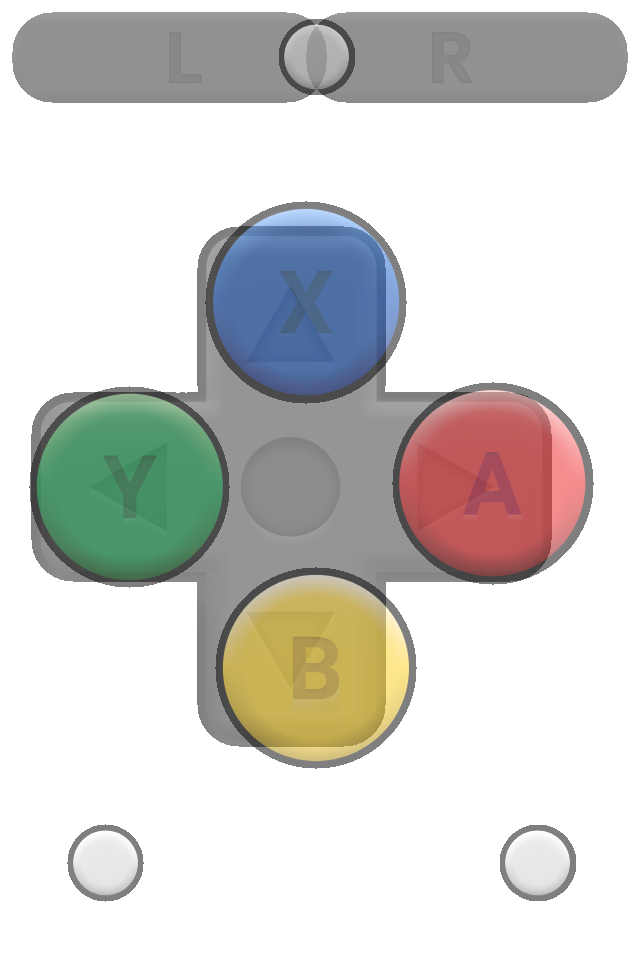
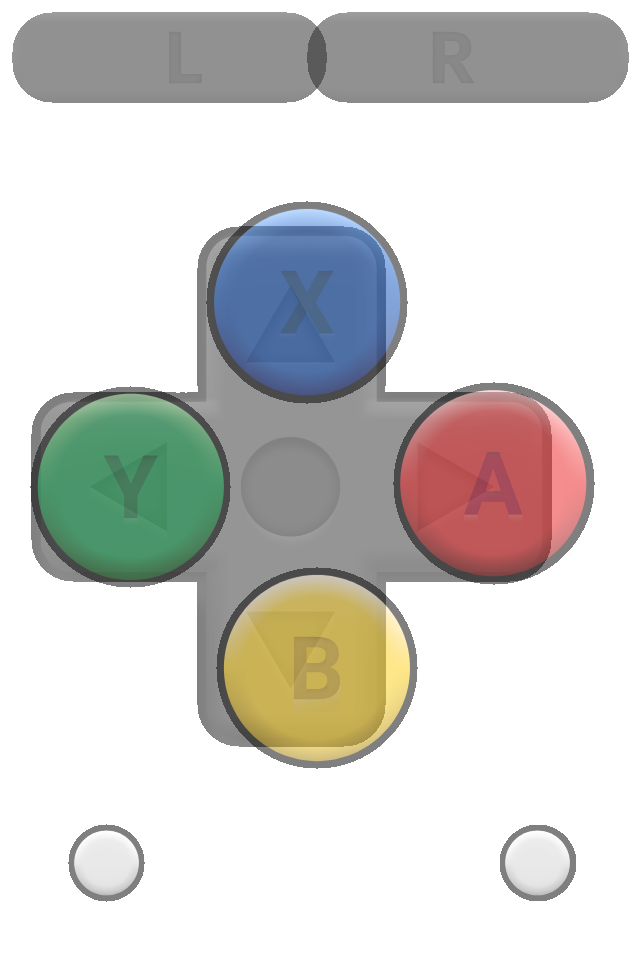
The second (640, 960) image is a revision of the first. Changes to its layers:
removed layer "controller_menu" (was 50%) over bbox(279, 19, 355, 95)
painted on "controller_right" over bbox(29, 12, 629, 902)
